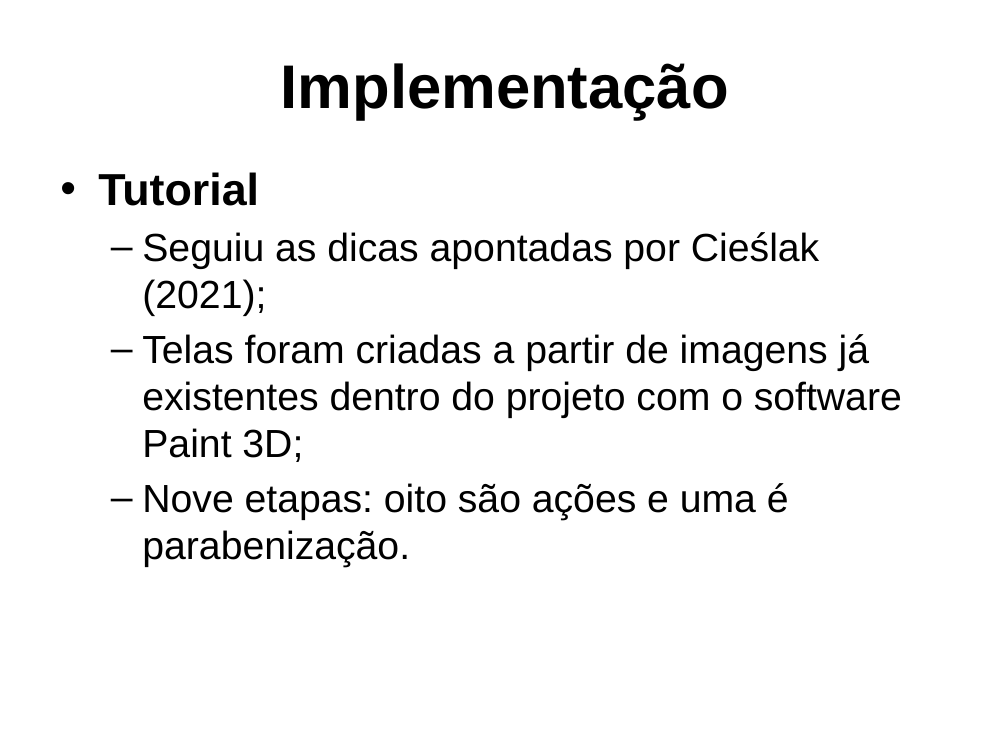
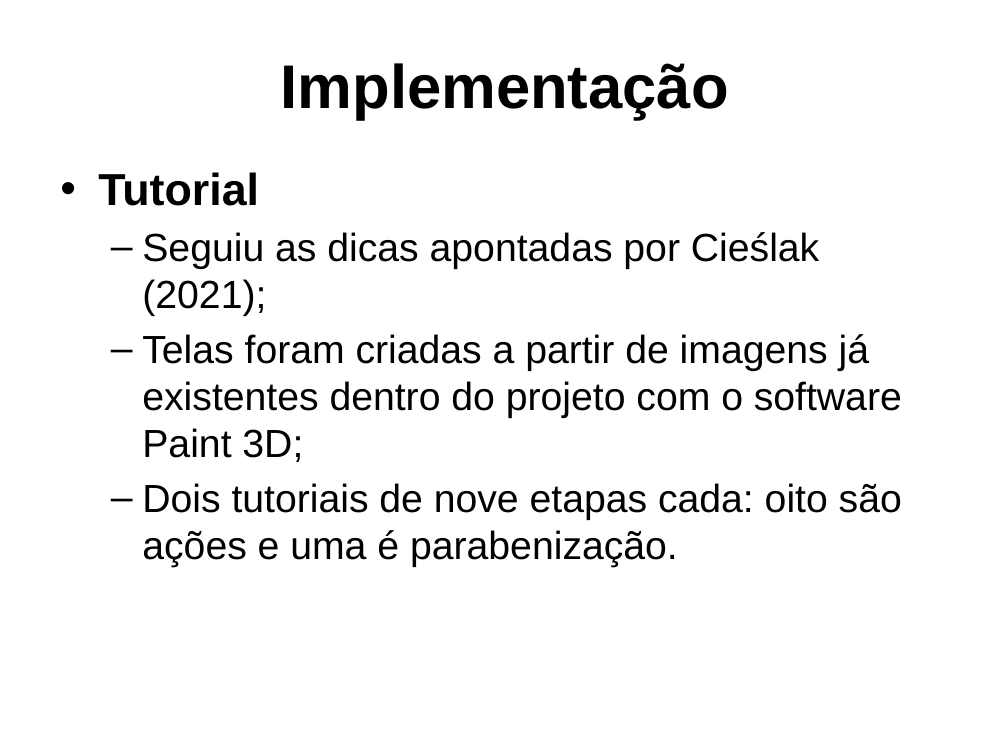
Before and after one commit to PanicAThePython/tcc_NataliaSensWeise, a slide deck: slide 18 of Slides_NataliaSensWeise.pptx (slide 19 before the commit). Drawn at 1008x756 pixels with LibreOffice and Linux fonts; fonts in the diff are those of the drawing; background and template pictures are left out. Boxes give left, top, right and bottom in pixels: in the first picture for what was removed or moved away, otherwise in the second. Text is boxed around its words. In the diff, an @@ line names an element or a change of style, - is before the commit and + after.

```diff
--- a/Slides_NataliaSensWeise.pptx
+++ b/Slides_NataliaSensWeise.pptx
@@ text at [142,483,902,567]: text changed @@
-  – Nove etapas: oito são ações e uma é parabenização.
+  – Dois tutoriais de nove etapas cada: oito são ações e uma é parabenização.
```
Also in this commit, not shown: 5 other slides changed, 6 slides added, 1 slide removed, 2 other files.
